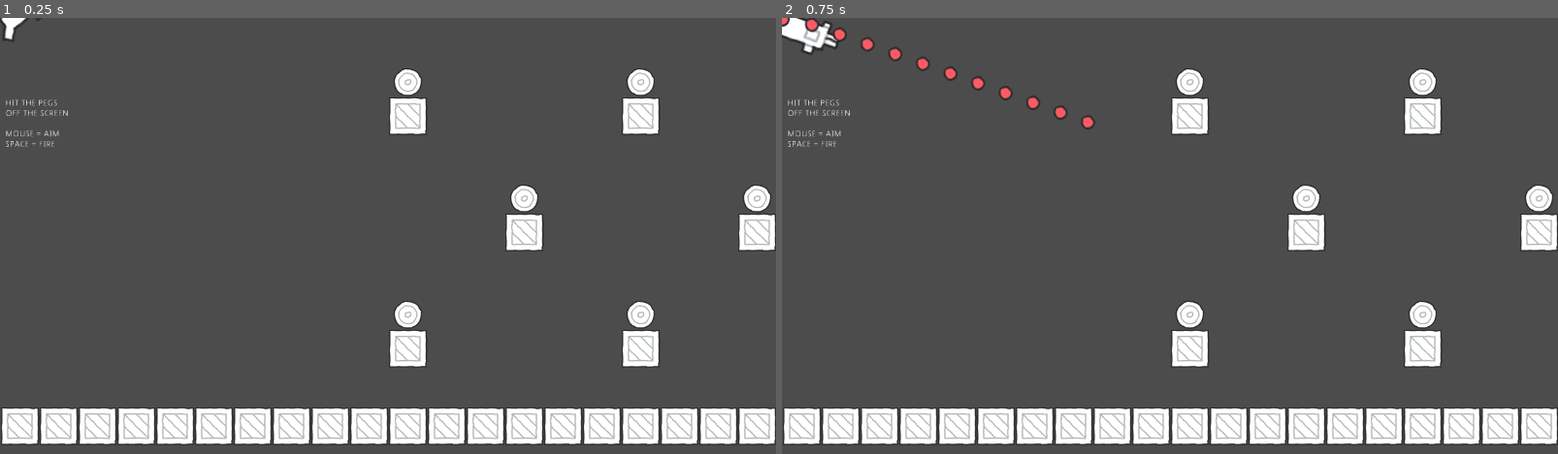
Above: before the commit, frames 1-2 (left to right).
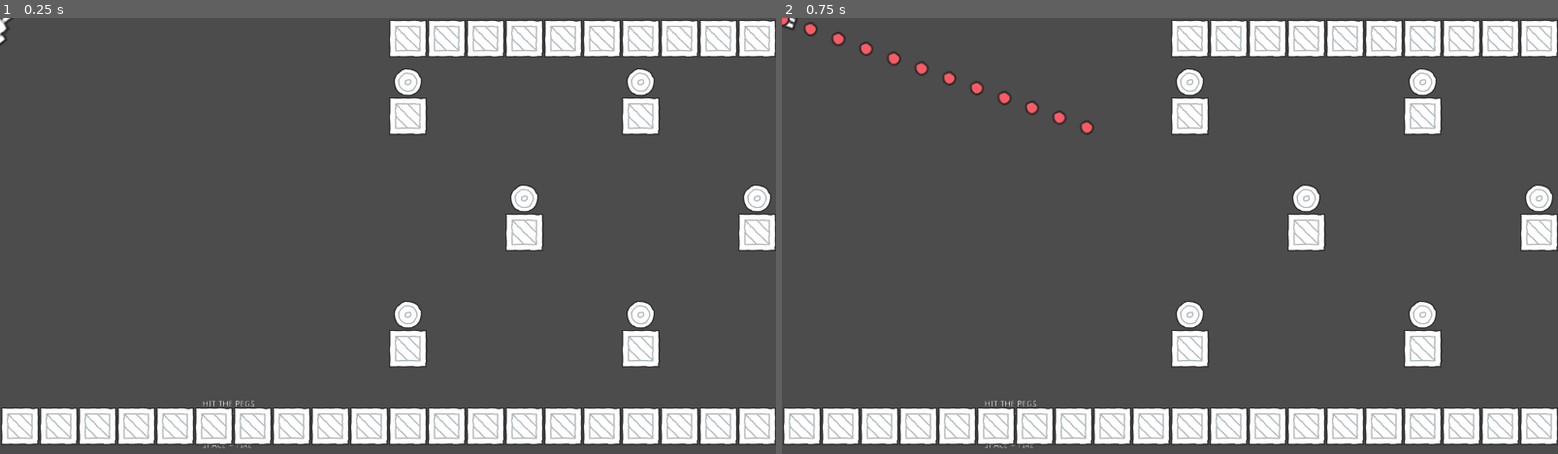
Above: after the commit, the same moments.

Repository: afoster1234/P1-Peg_Hit
Game: Godot game, scene res://src/MainUI.tscn
The game is run twice, just before and just after one commit, with the same random seed, the same clock (stepped at 60 frames per second) and the same inputs. Before the commit the project has no main scene; this scene is started directly in both runs.
Inputs (mouse positions are in pixels of both pictures, inside the frame that each line leads up to):
- Up to frame 1 (0.25 s): no input
- Up to frame 2 (0.75 s): tap Enter at 0.5 s; move the mouse to (1340, 214) at 0.52 s; hold Space (fire) from 0.53 s (still down)

The runs differ from the first frame. In frame 1, 4.4% of the frame differs, in the area x 0-100%, y 0-99%; in frame 2, 5.2%.

Commit message:
Final Commit

Diff:
--- a/project/project.godot
+++ b/project/project.godot
@@ -16,6 +16,7 @@
 [application]
 
 config/name="P1-peg_hit"
+run/main_scene="res://src/MainUI.tscn"
 config/icon="res://icon.png"
 
 [display]
@@ -23,6 +24,7 @@
 window/size/width=1280
 window/size/height=720
 window/size/resizable=false
+window/handheld/orientation="reverse_landscape"
 window/stretch/mode="2d"
 
 [input]
--- a/project/src/Bullet.gd
+++ b/project/src/Bullet.gd
@@ -4,4 +4,4 @@
 
 func fire(mouse_pos,strength):
 	var velocity = mouse_pos*bullet_speed
-	apply_impulse(Vector2.ZERO, velocity)
+	apply_impulse(Vector2(1,-1), velocity)
--- a/project/src/Bullet.tscn
+++ b/project/src/Bullet.tscn
@@ -26,6 +26,7 @@
 "
 
 [node name="Bullet" type="RigidBody2D"]
+mass = 128.29
 script = ExtResource( 2 )
 
 [node name="CollisionShape2D" type="CollisionShape2D" parent="."]
--- a/project/src/Level.gd
+++ /dev/null
@@ -1 +0,0 @@
-extends Node2D
--- a/project/src/Level.tscn
+++ b/project/src/Level.tscn
@@ -3,7 +3,10 @@
 [ext_resource path="res://src/Peg.tscn" type="PackedScene" id=1]
 [ext_resource path="res://assets/tile_crateDiagonal.png" type="Texture" id=2]
 [ext_resource path="res://src/Player.tscn" type="PackedScene" id=3]
-[ext_resource path="res://src/Level.gd" type="Script" id=4]
+
+[sub_resource type="GDScript" id=4]
+script/source = "extends Node2D
+"
 
 [sub_resource type="ConvexPolygonShape2D" id=3]
 points = PoolVector2Array( 64, 64, 0, 64, 0, 0, 64, 0 )
@@ -32,14 +35,14 @@
 0/z_index = 0
 
 [node name="Level" type="Node2D"]
-script = ExtResource( 4 )
+script = SubResource( 4 )
+
+[node name="Player" parent="." instance=ExtResource( 3 )]
 
 [node name="TileMap" type="TileMap" parent="."]
 tile_set = SubResource( 2 )
 format = 1
-tile_data = PoolIntArray( 131082, 0, 0, 131088, 0, 0, 327693, 0, 0, …(323 unchanged characters)…
-
-[node name="Player" parent="." instance=ExtResource( 3 )]
+tile_data = PoolIntArray( 10, 0, 0, 11, 0, 0, 12, 0, 0, 13, 0, 0, 14, 0, 0, 15, 0, 0, 16, 0, 0, 17, 0, 0, 18, 0, 0, 19, 0, 0, 131082, 0, 0, 131088, 0, 0, 327693, 0, 0, …(323 unchanged characters)…
 
 [node name="Peg" parent="." instance=ExtResource( 1 )]
 position = Vector2( 1056, 104 )
--- a/project/src/MainUI.gd
+++ b/project/src/MainUI.gd
@@ -1 +1,4 @@
 extends Control
+
+func _ready():
+	pass # Replace with function body.
--- a/project/src/MainUI.tscn
+++ b/project/src/MainUI.tscn
@@ -20,10 +20,10 @@
 anchor_top = 0.5
 anchor_right = 0.5
 anchor_bottom = 0.5
-margin_left = -633.298
-margin_top = -227.517
-margin_right = -475.298
-margin_bottom = -43.517
+margin_left = -308.029
+margin_top = 268.872
+margin_right = -150.029
+margin_bottom = 452.872
 text = "Hit the pegs
 off the screen
 
--- a/project/src/Player.gd
+++ b/project/src/Player.gd
@@ -5,8 +5,10 @@
 
 func _physics_process(delta):
 	look_at(get_global_mouse_position())
+
 	if Input.is_action_pressed("fire"):
+		var mouse_pos = get_global_mouse_position()
 		var bullet = bullet_fired.instance()
 		get_tree().get_root().add_child(bullet)
 		bullet.position = get_global_position()
-		bullet.fire(get_global_mouse_position(),5)
+		bullet.fire(mouse_pos,4)
--- a/project/src/Player.tscn
+++ b/project/src/Player.tscn
@@ -1,18 +1,12 @@
-[gd_scene load_steps=4 format=2]
+[gd_scene load_steps=3 format=2]
 
 [ext_resource path="res://src/Player.gd" type="Script" id=1]
 [ext_resource path="res://assets/item_gun.png" type="Texture" id=2]
 
-[sub_resource type="RectangleShape2D" id=1]
-extents = Vector2( 23.3831, 11.9912 )
-
 [node name="Player" type="KinematicBody2D"]
 script = ExtResource( 1 )
 
-[node name="Hitbox" type="CollisionShape2D" parent="."]
-shape = SubResource( 1 )
-
 [node name="Skin" type="Sprite" parent="."]
-position = Vector2( 40.9474, 10.7093 )
+position = Vector2( -35.884, 4.58996 )
 scale = Vector2( 2, 2 )
 texture = ExtResource( 2 )
Not shown, changed: README.md
